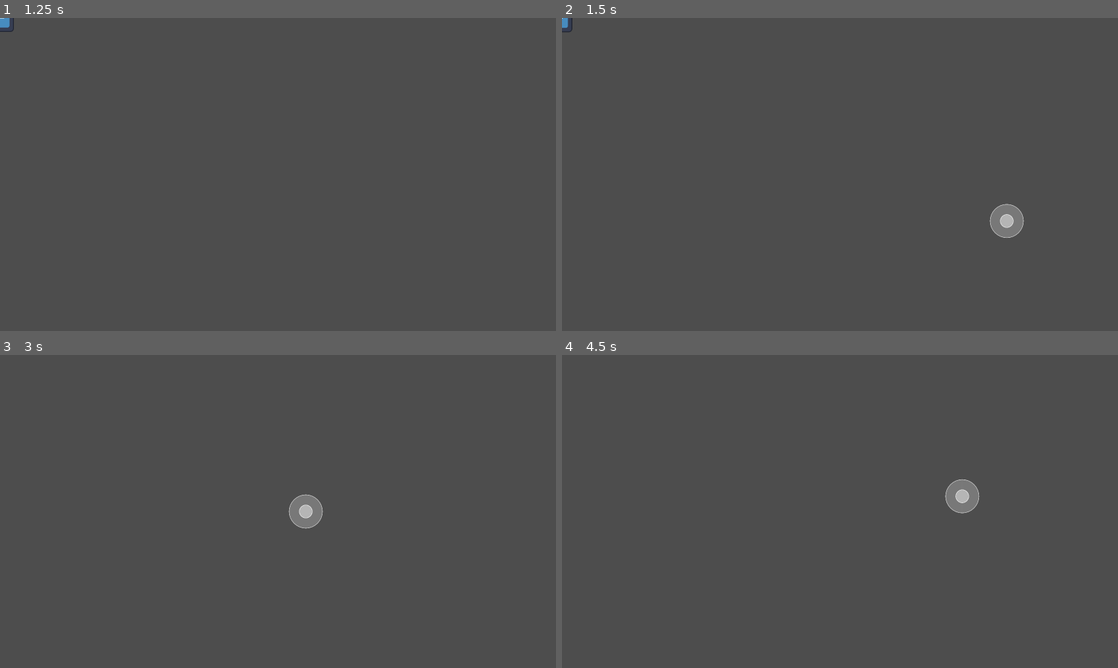
Above: before the commit, frames 1-4 (two rows, left to right).
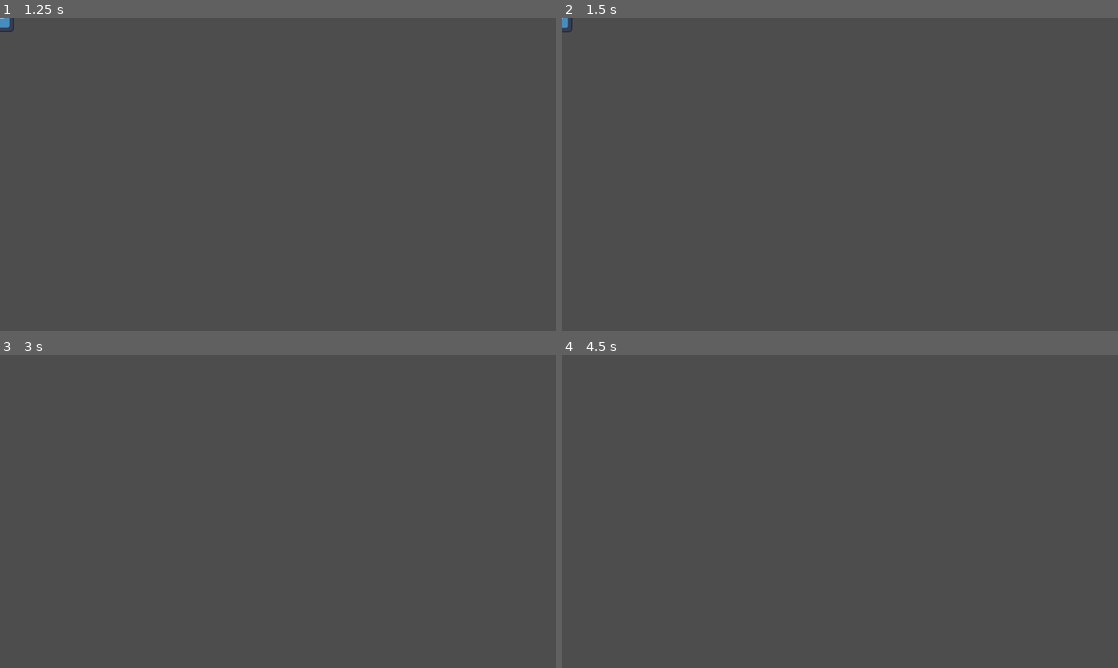
Above: after the commit, the same moments.

Repository: NervzZ/Designing-learning-tools-project
Game: Godot game, scene res://Levels/TestLevel.tscn
Two runs of this game, one before a commit and one after it. Both use one fixed random seed, a clock stepped at 60 frames per second and the inputs below. This scene is started directly instead of the project's main scene. The engine's default icon, where the game draws it, is replaced by a stand-in: a white triangle on a blue panel in a dark square.
Inputs (mouse positions are in pixels of both pictures, inside the frame that each line leads up to):
- Up to frame 1 (1.25 s): tap Enter at 0.5 s; move the mouse to (250, 237) at 0.52 s; click (250, 237) at 0.67 s
- Up to frame 2 (1.5 s): tap Space at 1.25 s; drag from (1006, 221) to (812, 237) at 1.27 s
- Up to frame 3 (3 s): move the mouse to (111, 464) at 2.02 s; click (111, 464) at 2.17 s; tap Enter at 2.75 s; drag from (305, 511) to (111, 464) at 2.77 s
- Up to frame 4 (4.5 s): move the mouse to (756, 433) at 3.52 s; click (756, 433) at 3.67 s; tap Space at 4.25 s; drag from (962, 495) to (756, 433) at 4.27 s

Frame 1 is identical in both runs. In frame 2, 0.5% of the frame differs, in the area x 76-84%, y 59-71%; in frame 3, 0.5%; in frame 4, 0.5%, in the area x 68-76%, y 39-51%.

Commit message:
joystick working

Diff:
--- a/Scripts/Global/GameManager.gd
+++ b/Scripts/Global/GameManager.gd
@@ -4,17 +4,19 @@
 var currentPrompt : Control
 var click = preload("res://Assets/Sounds/SFX/click.wav")
 var muted = false
+var innerStick : Node
 
 @onready var hud : CanvasLayer = preload("res://UI/HUD.tscn").instantiate()
 @onready var pauseMenu : Control = preload("res://UI/PauseMenu.tscn").instantiate()
-@onready var joyStick : Control = preload("res://UI/Joystick.tscn").instantiate()
+@onready var joystick : Control = preload("res://UI/Joystick.tscn").instantiate()
 @onready var root = get_tree().get_root()
 
 func _ready():
 	root.add_child.call_deferred(hud)
-	root.add_child.call_deferred(joyStick)
-	joyStick.visible = false
-	joyStick.scale = Vector2(0.78, 0.78)
+	hud.add_child(joystick)
+	innerStick = joystick.get_child(1)
+	joystick.visible = false
+	joystick.scale = Vector2(0.78, 0.78)
 	hud.add_child(pauseMenu)
 	hud.visible = false
 
--- a/Scripts/PlayerController.gd
+++ b/Scripts/PlayerController.gd
@@ -8,7 +8,6 @@
 var moveDir : Vector2 = Vector2(0, 0)
 var deadzone = 75 #base for 1440p resolution
 var footstepSound = preload("res://Assets/Sounds/SFX/footstep_concrete.ogg")
-
 
 #Called when first loaded in memory
 func _init():
@@ -26,7 +25,7 @@
 				if !touchHolding:
 					touchHolding = true
 					dragStart = get_viewport().get_mouse_position()
-					GameManager.joyStick.position = dragStart
+					GameManager.joystick.position = dragStart
 					print("Left mouse button pressed")
 
 			if event.is_released():
@@ -40,12 +39,19 @@
 		if touchHolding:
 			var pos = get_viewport().get_mouse_position()
 			var dist = dragStart.distance_to(pos)
-			if dist > deadzone * 0.6:
-				joystickShow()
+
+			if dist > deadzone * 0.5:
+				if !GameManager.joystick.visible:
+					joystickShow()
+
+			var direction : Vector2 = pos - dragStart
 			if dist > deadzone:
-				var direction : Vector2 = pos - dragStart
 				moveDir = direction.normalized()
+				#-31 offset to center in the inner circle
+				GameManager.innerStick.global_position = dragStart + moveDir * deadzone - Vector2(31, 31)
 			else:
+				#-31 offset to center in the inner circle
+				GameManager.innerStick.global_position = pos - Vector2(31, 31)
 				moveDir = Vector2(0, 0)
 
 #This is called at every frame the game renders, detal is time between each frame
@@ -69,9 +75,9 @@
 			$Timer.start(0.3)
 
 func joystickShow():
-	var stick = GameManager.joyStick
+	var stick = GameManager.joystick
 	stick.visible = true
 	stick.position = dragStart
 
 func joystickHide():
-	GameManager.joyStick.visible = false
+	GameManager.joystick.visible = false
